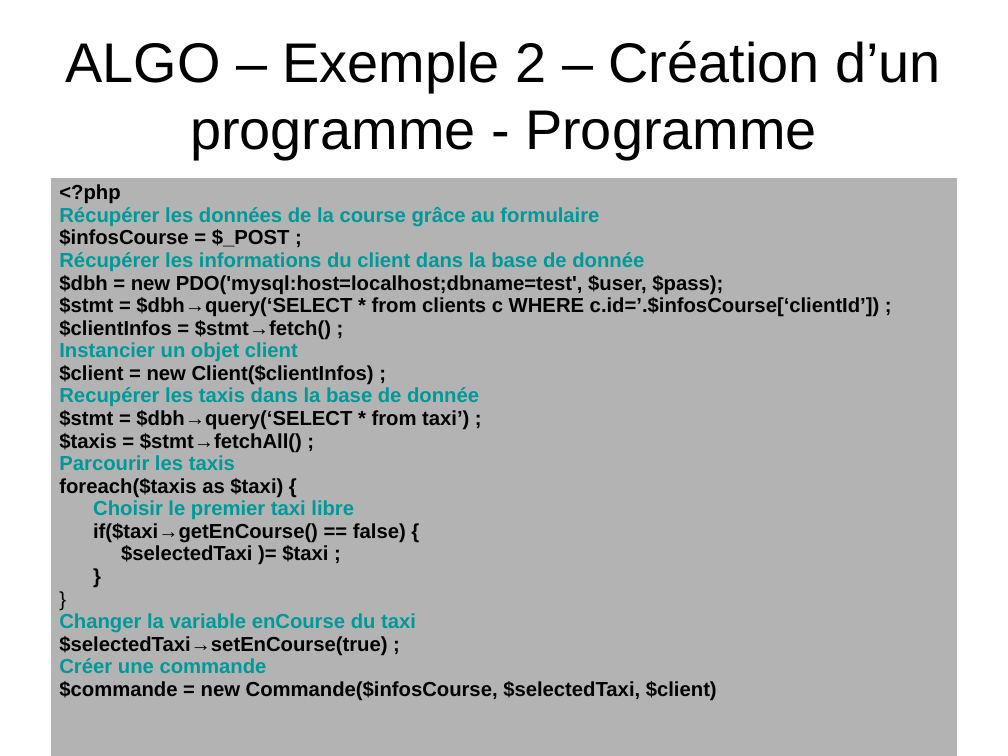
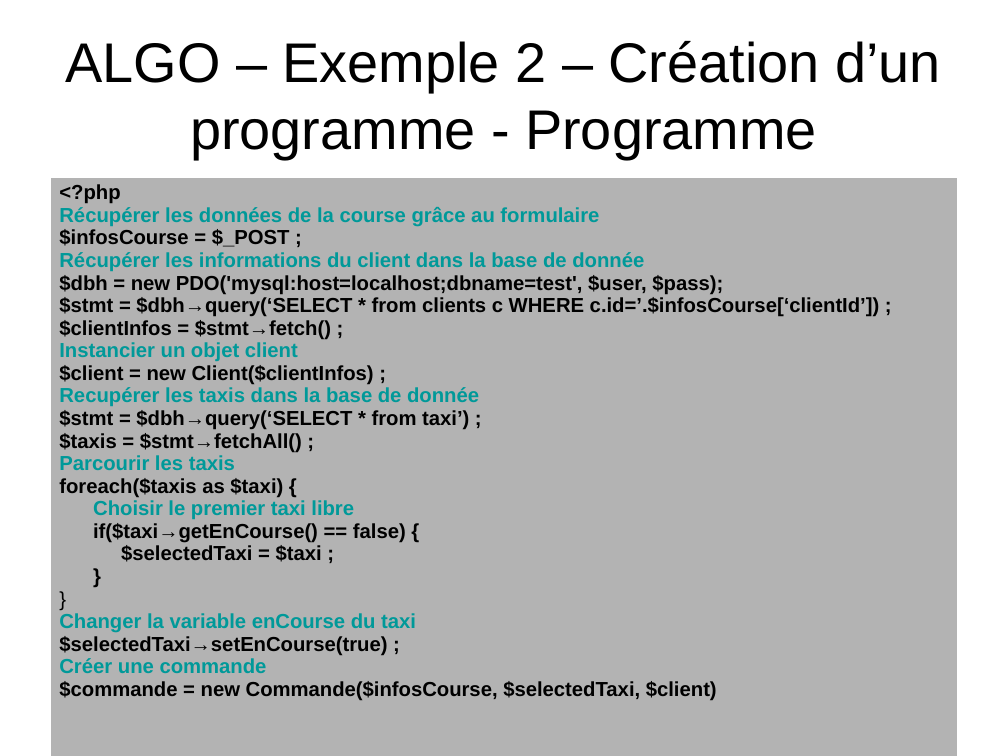
Before and after one commit to NicoM88/formation, a slide deck: slide 10 of ALGO/formation.odp. Drawn at 1008x756 pixels with LibreOffice and Linux fonts; fonts in the diff are those of the drawing. Boxes give left, top, right and bottom in pixels: in the first picture for what was removed or moved away, otherwise in the second. Text is boxed around its words. In the diff, an @@ line names an element or a change of style, - is before the commit and + after.

Commit message:
MAG slides

```diff
--- a/ALGO/formation.odp
+++ b/ALGO/formation.odp
@@ table at (50, 177, 958, 750) @@
-row 1, column 1: <?php / Récupérer les données de la course grâce au formulaire / $infosCourse = $_POST ; / Récupérer les informations du client dans la base de donnée / $dbh = new PDO('mysql:host=localhost;dbname=test', $user, $pass); / $stmt = $dbh→query(‘SELECT * from clients c WHERE c.id=’.$infosCourse[‘clientId’]) ; / $clientInfos = $stmt→fetch() ; / Instancier un objet client / $client = new Client($clientInfos) ; / Recupérer les taxis dans la base de donnée / $stmt = $dbh→query(‘SELECT * from taxi’) ; / $taxis = $stmt→fetchAll() ; / Parcourir les taxis / foreach($taxis as $taxi) { / Choisir le premier taxi libre / if($taxi→getEnCourse() == false) { / $selectedTaxi )= $taxi ; / } / } / Changer la variable enCourse du taxi / $selectedTaxi→setEnCourse(true) ; / Créer une commande / $commande = new Commande($infosCourse, $selectedTaxi, $client)
+row 1, column 1: <?php / Récupérer les données de la course grâce au formulaire / $infosCourse = $_POST ; / Récupérer les informations du client dans la base de donnée / $dbh = new PDO('mysql:host=localhost;dbname=test', $user, $pass); / $stmt = $dbh→query(‘SELECT * from clients c WHERE c.id=’.$infosCourse[‘clientId’]) ; / $clientInfos = $stmt→fetch() ; / Instancier un objet client / $client = new Client($clientInfos) ; / Recupérer les taxis dans la base de donnée / $stmt = $dbh→query(‘SELECT * from taxi’) ; / $taxis = $stmt→fetchAll() ; / Parcourir les taxis / foreach($taxis as $taxi) { / Choisir le premier taxi libre / if($taxi→getEnCourse() == false) { / $selectedTaxi = $taxi ; / } / } / Changer la variable enCourse du taxi / $selectedTaxi→setEnCourse(true) ; / Créer une commande / $commande = new Commande($infosCourse, $selectedTaxi, $client)
```
Also in this commit, not shown: 7 other files.
